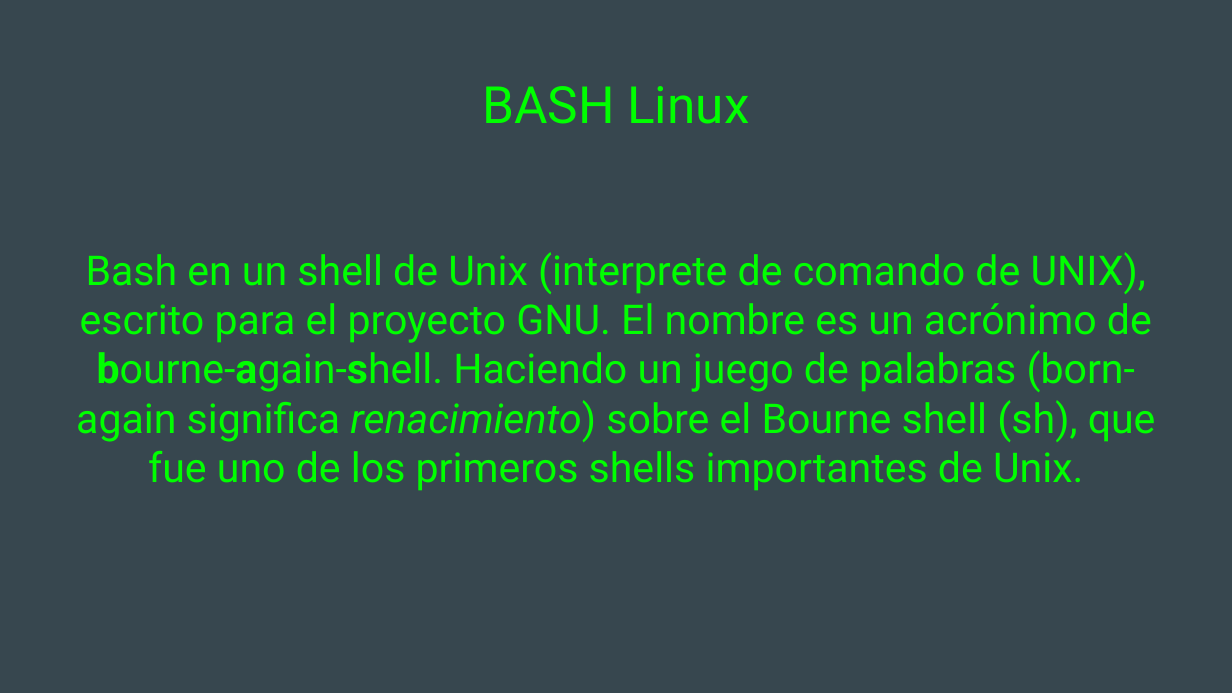
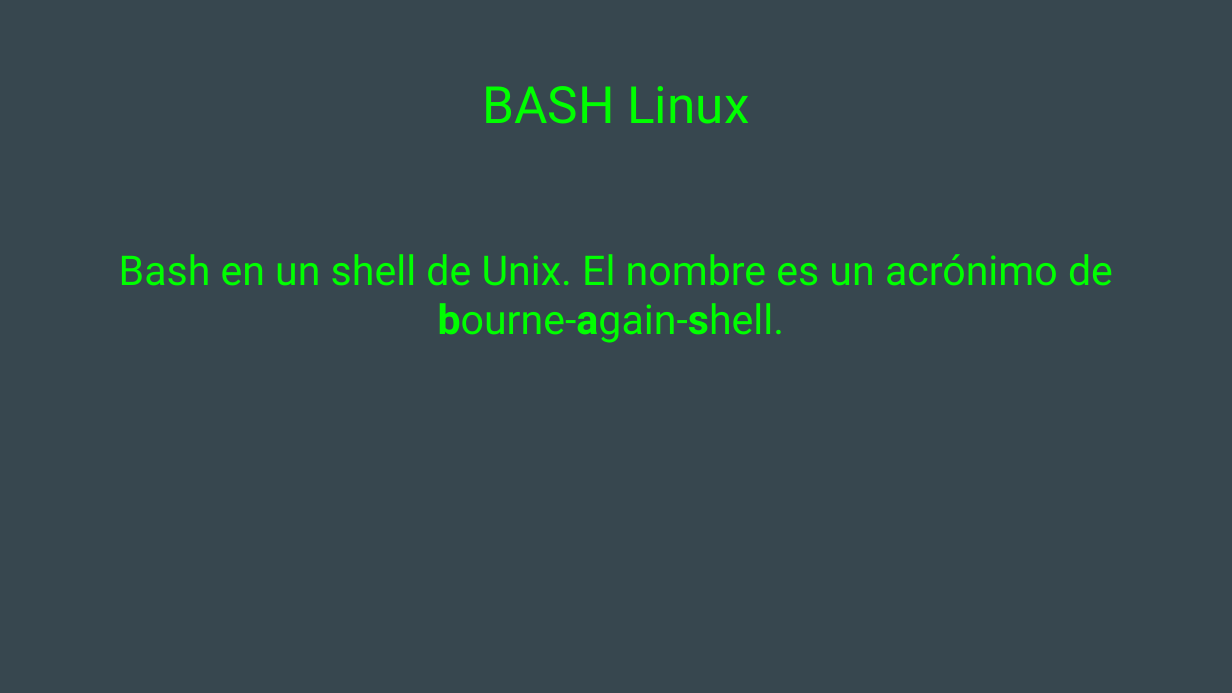
Before and after one commit to Makova/Intro_Bash, a slide deck: slide 3 of TRANSPARENCIAS/Introducción a BASH Linux.odp (slide 2 before the commit). Drawn at 1232x693 pixels with LibreOffice and Linux fonts; fonts in the diff are those of the drawing. Boxes give left, top, right and bottom in pixels: in the first picture for what was removed or moved away, otherwise in the second. Text is boxed around its words. In the diff, an @@ line names an element or a change of style, - is before the commit and + after.

```diff
--- a/TRANSPARENCIAS/Introducción a BASH Linux.odp
+++ b/TRANSPARENCIAS/Introducción a BASH Linux.odp
@@ text at (119,254,1113,343): text changed @@
-Bash en un shell de Unix (interprete de comando de UNIX), escrito para el proyecto GNU. El nombre es un acrónimo de bourne-again-shell. Haciendo un juego de palabras (born-again significa renacimiento) sobre el Bourne shell (sh), que fue uno de los primeros shells importantes de Unix.
+Bash en un shell de Unix. El nombre es un acrónimo de bourne-again-shell.
```
Also in this commit, not shown: 2 other slides changed, 5 slides added, 1 slide removed, 1 other file.
